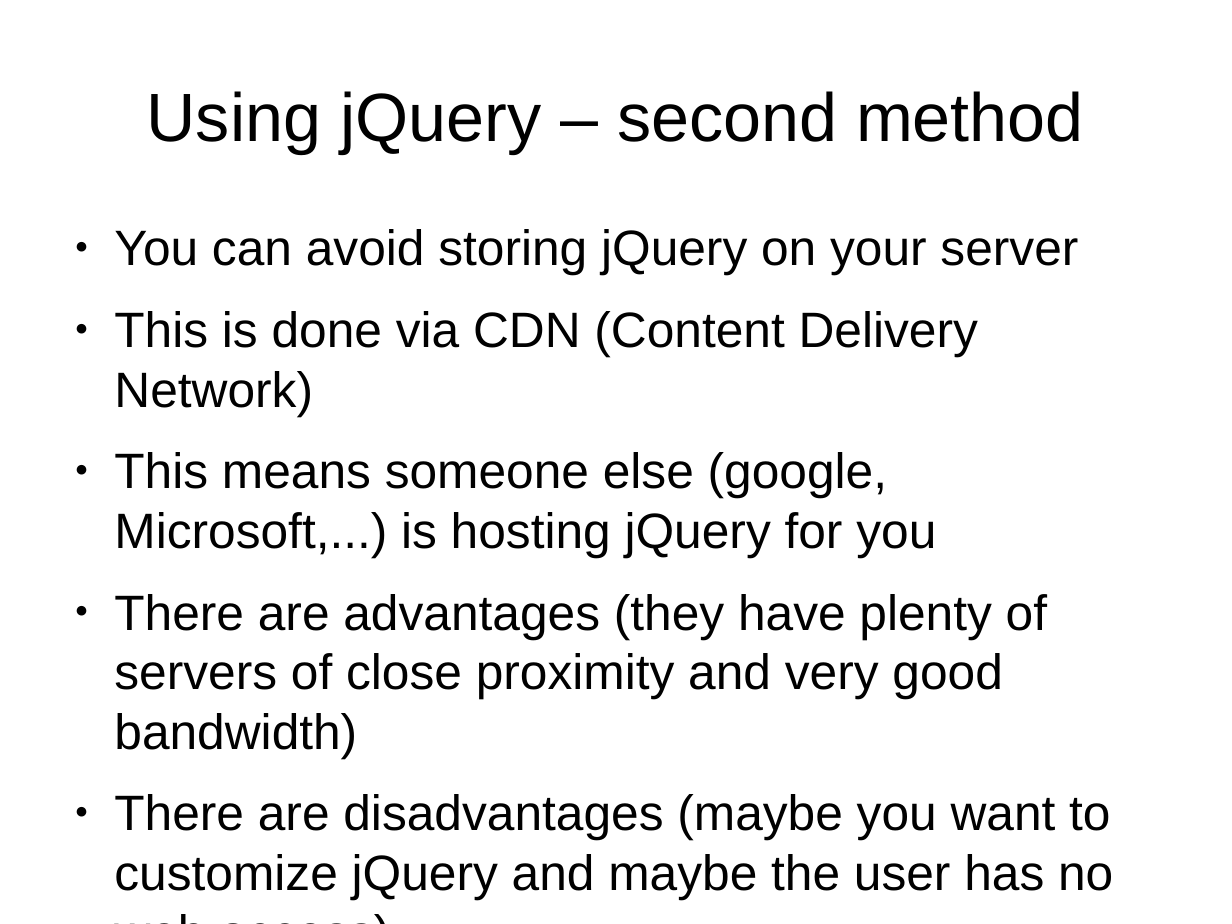
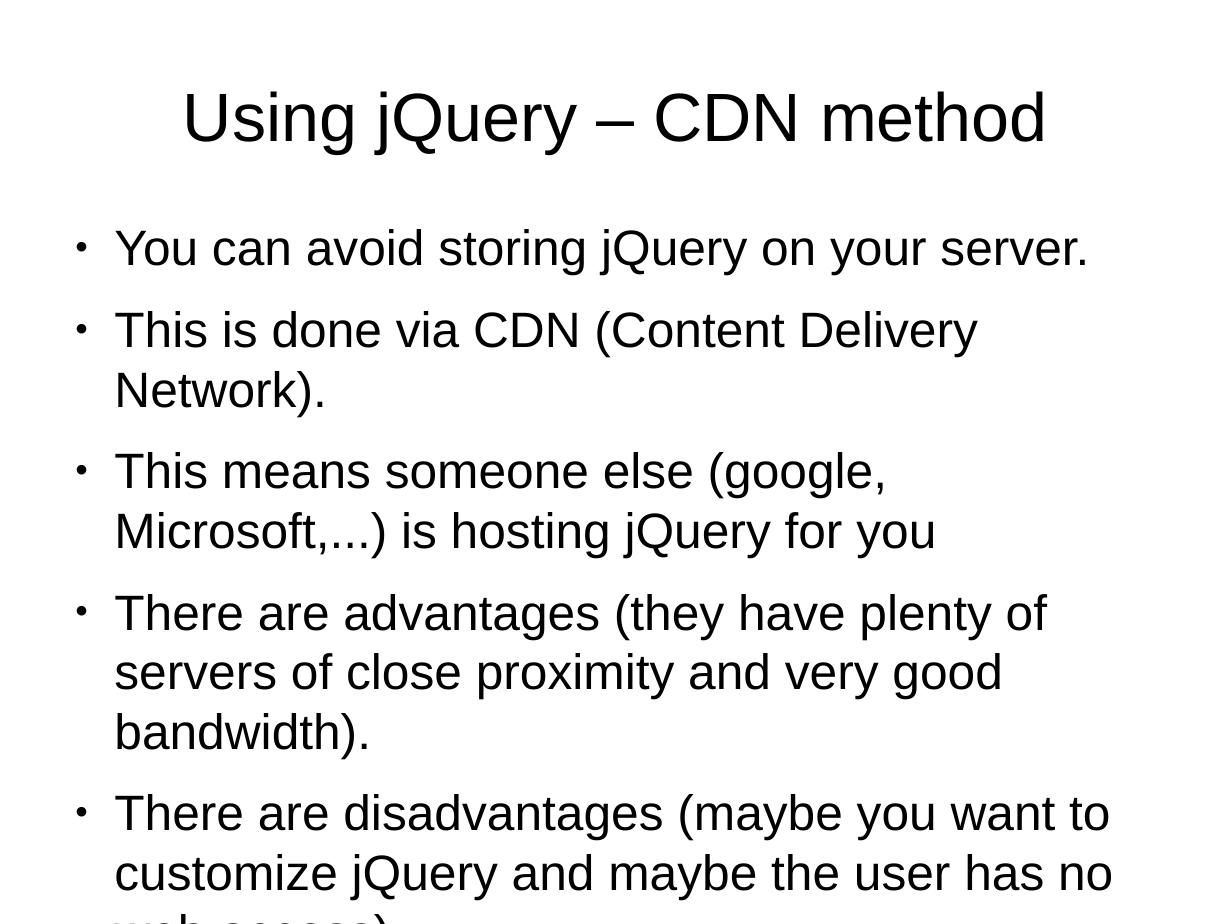
Before and after one commit to veltzer/demos, a slide deck: slide 15 of javascript/jquery/doc/jquery.odp (slide 14 before the commit). Drawn at 1232x924 pixels with LibreOffice and Linux fonts; fonts in the diff are those of the drawing. Boxes give left, top, right and bottom in pixels: in the first picture for what was removed or moved away, otherwise in the second. Text is boxed around its words. In the diff, an @@ line names an element or a change of style, - is before the commit and + after.

```diff
--- a/javascript/jquery/doc/jquery.odp
+++ b/javascript/jquery/doc/jquery.odp
@@ title at [183, 91, 1048, 153]: text changed @@
-Using jQuery – second method
+Using jQuery – CDN method
@@ text at [114, 229, 1089, 416]: text changed @@
-● You can avoid storing jQuery on your server
-● This is done via CDN (Content Delivery Network)
+● You can avoid storing jQuery on your server.
+● This is done via CDN (Content Delivery Network).
@@ text at [114, 594, 1113, 900]: text changed @@
-● There are advantages (they have plenty of servers of close proximity and very good bandwidth)
-● There are disadvantages (maybe you want to customize jQuery and maybe the user has no web access)
+● There are advantages (they have plenty of servers of close proximity and very good bandwidth).
+● There are disadvantages (maybe you want to customize jQuery and maybe the user has no web access).
```
Also in this commit, not shown: 8 other slides changed, 2 slides added, 16 other files.
